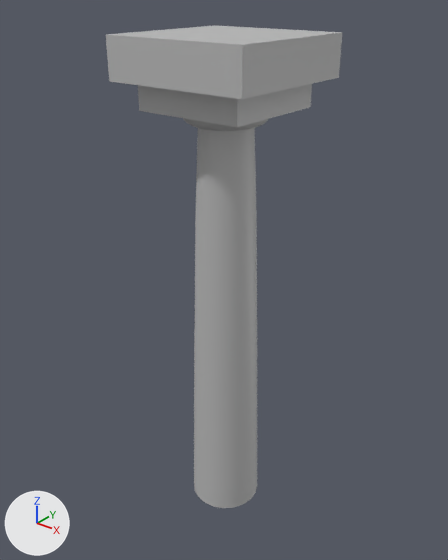
What one commit did to the FBX model ConstellationsGame/Assets/Models/SM_pillar.fbx.
Rendered twice from a 50 mm lens placed at (8.21, -10.34, 12.74), pointed at (-0.15, 0.12, 6.26). The lights are fixed; the arrows at lower left show +X, +Y and +Z. Where no turn or scale is listed for an object, it has been applied to the vertices.

Script lines for the objects in view, before the commit:
```python
me_mesh = bpy.data.meshes.new('Mesh')
me_mesh.from_pydata(...)  # 498 vertices, 984 faces; spans x -1.67..1.67, y -1.67..1.67, z 0.0..11.77
me_mesh.materials.append(mat_lambert1)  # grey #bcbcbc
ob_sm_pillar = bpy.data.objects.new('SM_pillar', me_mesh)
ob_sm_pillar.location = (0.0, 0.0, 0.0)
```
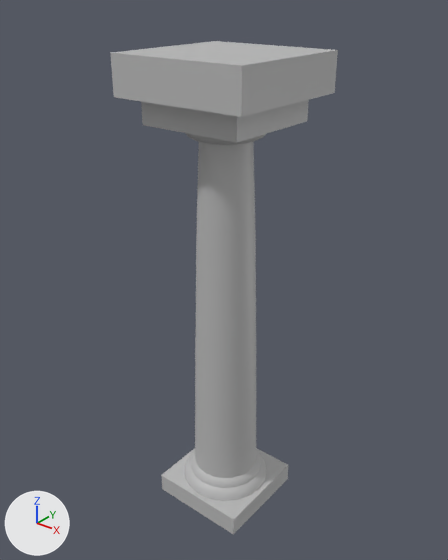
Pixel boxes [x1, y1, x2, y2] of what changed, in the pictures (448 x 560 px; the box of a moved part takes in the faces that stretch with it):
'SM_pillar', reshaped
    before: [106, 25, 342, 508]
    after: [111, 41, 338, 534]
part 1 of me_mesh, added
    after: [185, 133, 266, 145]
part 2 of me_mesh, added
    after: [111, 41, 338, 117]
part 3 of me_mesh, added
    after: [141, 100, 309, 143]
part 4 of me_mesh, added
    after: [185, 450, 267, 501]
part 5 of me_mesh, moved or reshaped
    before: [183, 118, 268, 131]
    after: [191, 451, 261, 488]
part 6 of me_mesh, added
    after: [161, 448, 288, 534]
part 7 of me_mesh, deleted
    before: [106, 25, 342, 99]
part 8 of me_mesh, moved or reshaped
    before: [138, 84, 312, 508]
    after: [195, 142, 256, 478]

The change in detail:
me_mesh is used by ob_sm_pillar; location (0.0, 0.0, 0.0).
me_mesh had 498 vertices, 984 faces and spanned x -1.67..1.67, y -1.67..1.67, z 0.0..11.77.
me_mesh now has 1306 vertices, 2596 faces and spans x -1.62..1.62, y -1.62..1.62, z 0.0..11.44.
me_mesh part 1: a new loose piece, a torus around z (ring radius 0.63, tube radius 0.31) spanning x -0.94..0.94, y -0.94..0.94, z 9.71..10.34, in mat_lambert1 (grey #bcbcbc).
me_mesh part 2: a new loose piece, a box spanning x -1.62..1.62, y -1.62..1.62, z 10.59..11.44, in mat_lambert1 (grey #bcbcbc).
me_mesh part 3: a new loose piece, a box spanning x -1.23..1.23, y -1.23..1.23, z 10.01..10.66, in mat_lambert1 (grey #bcbcbc).
me_mesh part 4: a new loose piece, a torus around z (ring radius 0.77, tube radius 0.38) spanning x -1.15..1.15, y -1.15..1.15, z 0.08..0.85, in mat_lambert1 (grey #bcbcbc).
me_mesh part 5: the loose piece of 400 vertices spanning x -0.97..0.97, y -0.97..0.97, z 10.0..10.64 is moved by (0.0, 0.0, -9.58).
me_mesh part 6: a new loose piece, a box spanning x -1.25..1.25, y -1.25..1.25, z 0.0..0.52, in mat_lambert1 (grey #bcbcbc).
me_mesh part 7: the loose piece of 8 vertices spanning x -1.67..1.67, y -1.67..1.67, z 10.9..11.77 is deleted.
Part 8, on me_mesh:
89 vertices are removed from x -1.27..1.27, y -1.27..1.27, z 0.0..10.97.
172 faces are deleted.
81 vertices are added at x -0.86..0.86, y -0.86..0.86, z 0.0..10.3.
160 new faces join them.
